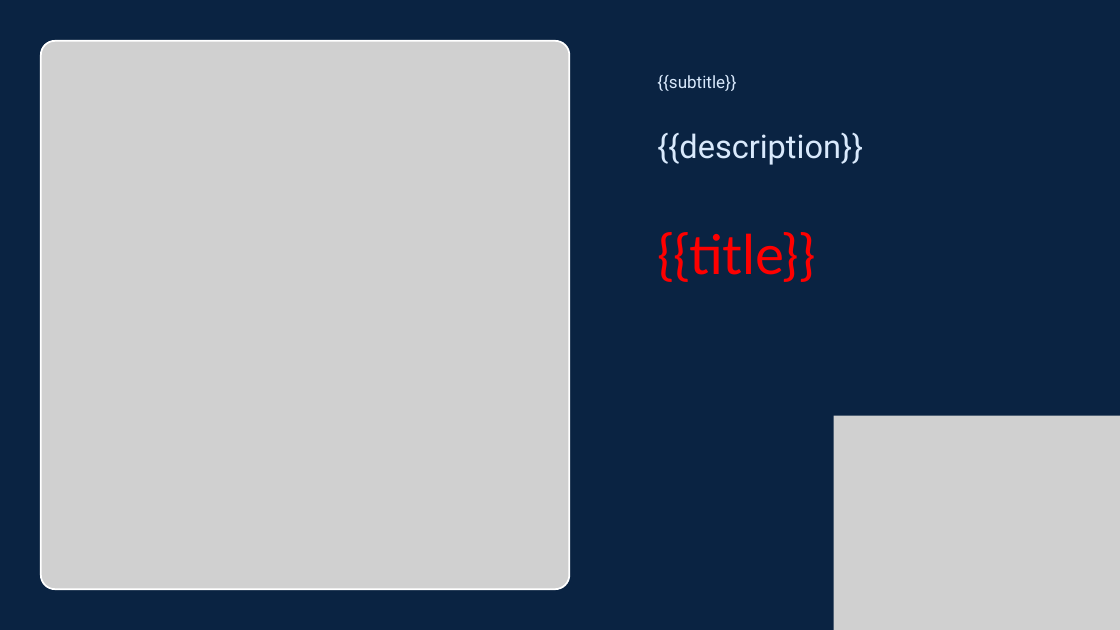
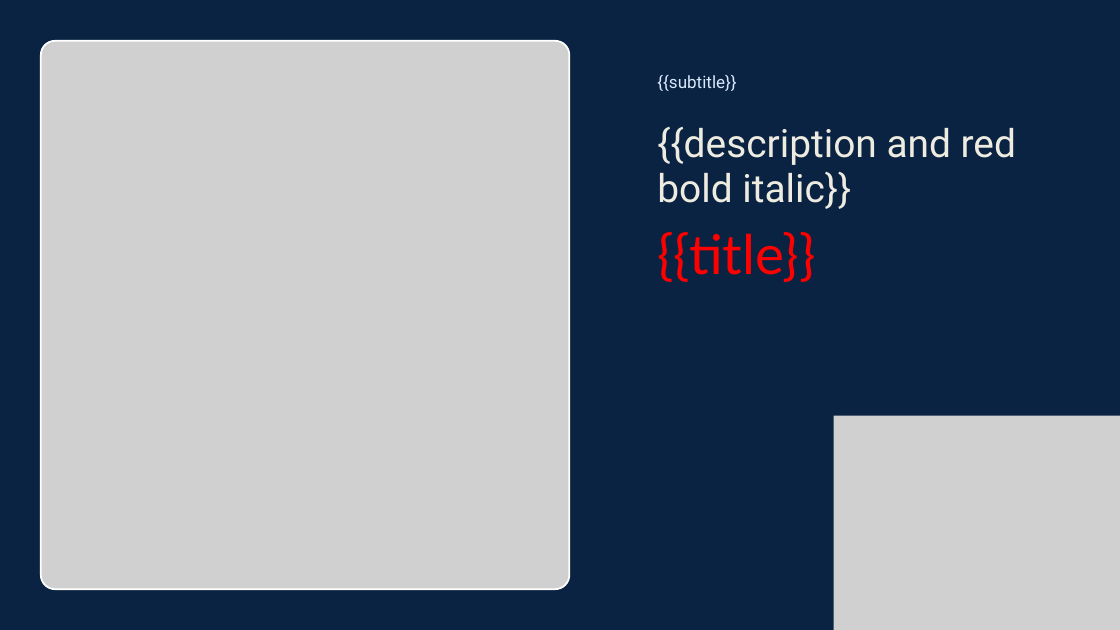
Before and after one commit to Minmyatngwe/TV_AI_AGENT, a slide deck: slide 1 of TV_AI_AGENT/backend/template/second_testing_template.pptx. Drawn at 1120x630 pixels with LibreOffice and Linux fonts; fonts in the diff are those of the drawing; grey boxes stand for pictures. Boxes give left, top, right and bottom in pixels: in the first picture for what was removed or moved away, otherwise in the second. Text is boxed around its words. In the diff, an @@ line names an element or a change of style, - is before the commit and + after.

```diff
--- a/TV_AI_AGENT/backend/template/second_testing_template.pptx
+++ b/TV_AI_AGENT/backend/template/second_testing_template.pptx
@@ text at [657,127,1016,209]: text changed; size 41.8 to 50 pt; text colour #D9E9FC to #EEECE1 @@
-{{description}}
+{{description and red bold italic}}
```
Also in this commit, not shown: 7 other files.
